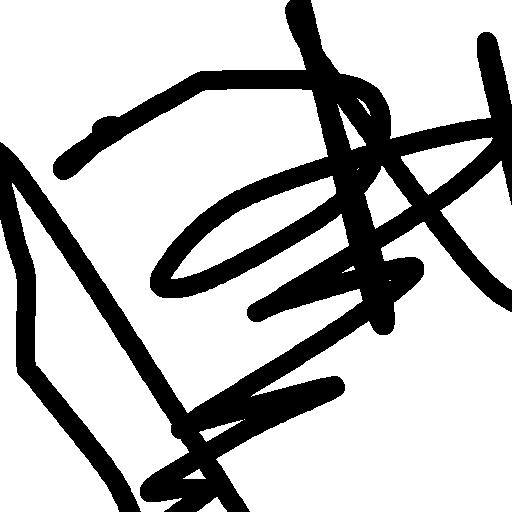
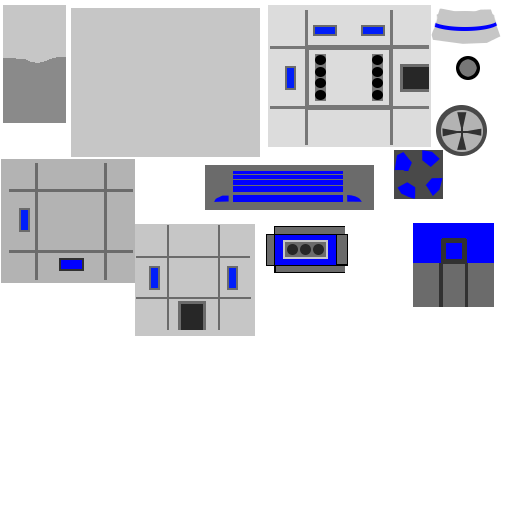
Two versions of the same layered image (512px x 512px). Layer-by-layer changes:
removed layer "Ebene" over [left=0, top=0, right=512, bottom=512]
added layer "Block2" above "uv_Block2 venti.png" over [left=1, top=159, right=160, bottom=290]
added layer "Block2 venti" above "uv_Block2 roof.png" over [left=394, top=105, right=487, bottom=199]
added layer "Block2 roof" above "uv_Block2 door.png" over [left=205, top=165, right=374, bottom=210]
added layer "Block1" above "uv_Block1 Cylinder.png" over [left=268, top=5, right=431, bottom=147]
added layer "Block1 cylinder" above "uv_Pfeiler.png" over [left=431, top=8, right=501, bottom=80]
added layer "Pfeiler" above "uv_Crane.png" over [left=3, top=5, right=66, bottom=123]
added layer "Block3" above "uv_Ground.png" over [left=135, top=223, right=494, bottom=336]
added layer "Ground" above "Hintergrund" over [left=71, top=8, right=260, bottom=157]
hid "Hintergrund" over [left=0, top=0, right=512, bottom=512]
